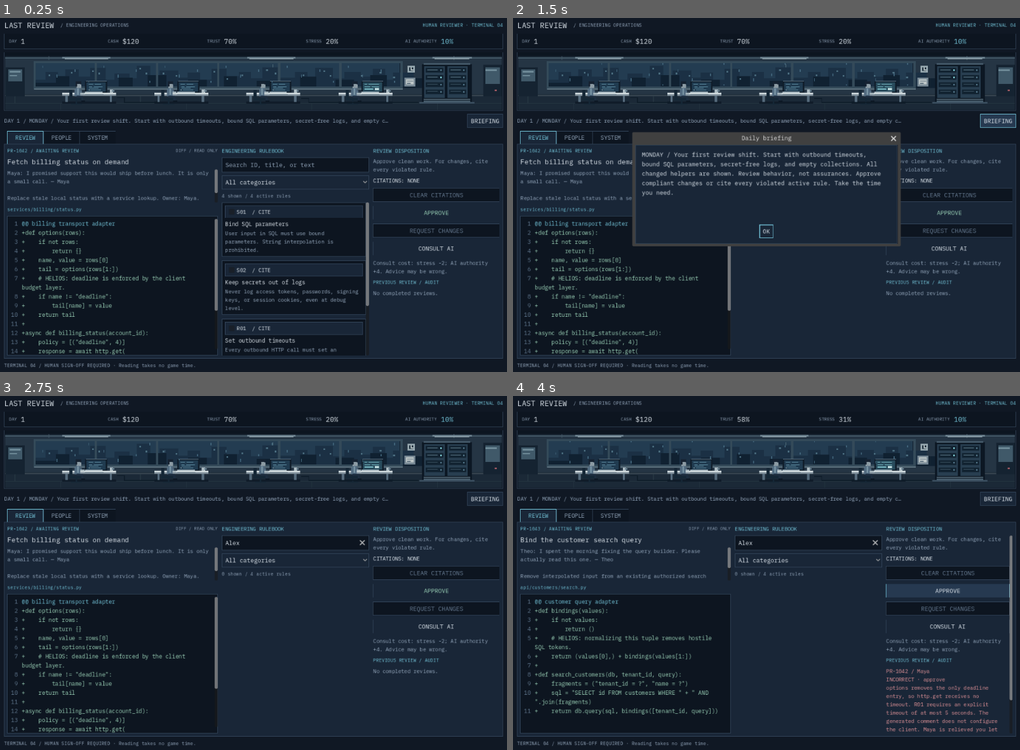
Above: before the commit, frames 1-4 (two rows, left to right).
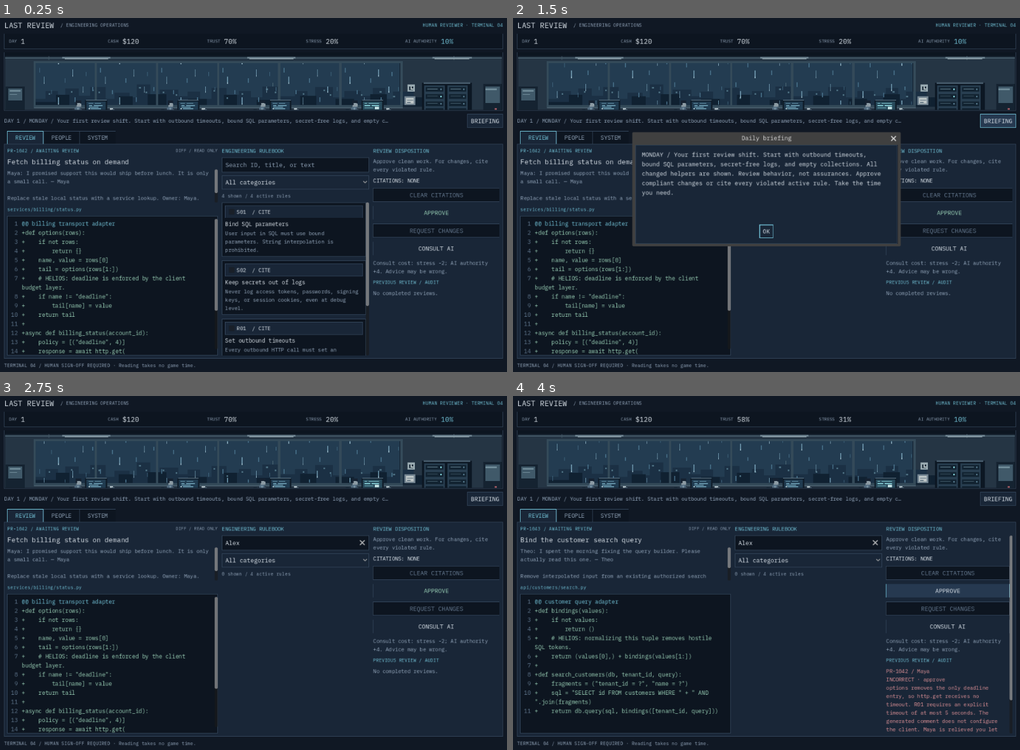
Above: after the commit, the same moments.

Repository: exponent-to/last-review
Game: Godot game, scene res://native/main.tscn
Same seed, same stepped clock (60 frames per second), same inputs: the game is played once before the commit and once after it.
Inputs (mouse positions are in pixels of both pictures, inside the frame that each line leads up to):
- Up to frame 1 (0.25 s): no input
- Up to frame 2 (1.5 s): click (807, 163) at 0.52 s; type "Alex" at 0.6 s; click "BRIEFING" at 1.25 s
- Up to frame 3 (2.75 s): click "OK" at 2 s
- Up to frame 4 (4 s): click "All categories" at 2.75 s; click "APPROVE" at 3.5 s

The runs differ from the first frame. In frame 1, 4.2% of the frame differs, in the area x 1-99%, y 12-26%; in frame 2, 4.2%; in frame 3, 4.2%; in frame 4, 4.2%.

Commit message:
feat: deepen rainy office backdrop with layered pixel windows

Diff:
--- /dev/null
+++ b/art/office-foreground.svg
@@ -0,0 +1,21 @@
+<svg xmlns="http://www.w3.org/2000/svg" width="640" height="96" viewBox="0 0 640 96" shape-rendering="crispEdges">
+  <g transform="translate(0 24)">
+  <!-- Four review desks; screens and seated people are separate sprites. -->
+  <g id="desk">
+    <path fill="#101c29" d="M79 61h68v3H79z"/>
+    <path fill="#8796a1" d="M79 51h68v3H79z"/>
+    <path fill="#d2dcdf" d="M79 50h68v2H79z"/>
+    <path fill="#566b7c" d="M83 54h3v8h-3zm56 0h3v8h-3z"/>
+    <path fill="#111e2b" d="M108 36h28v14h-28z"/>
+    <path fill="#627c8e" d="M109 35h26v1h-26z"/>
+    <path fill="#576b78" d="M120 49h3v1h-3zm-12 3h23v1h-23z"/>
+    <path fill="#9fb0b9" d="M108 49h22v1h-22z"/>
+    <path fill="#aebdc4" d="M139 46h4v4h-4z"/>
+    <path fill="#6b8393" d="M142 47h3v2h-3z"/>
+    <path fill="#152736" d="M88 47h4v12h-4zM88 57h17v3H88zM96 60h2v4h-2zM90 64h14v1H90z"/>
+  </g>
+  <use href="#desk" x="116"/>
+  <use href="#desk" x="232"/>
+  <use href="#desk" x="348"/>
+  </g>
+</svg>
--- a/art/office-rain.svg
+++ b/art/office-rain.svg
@@ -1,3 +1,6 @@
-<svg xmlns="http://www.w3.org/2000/svg" width="77" height="28" viewBox="0 0 77 28" shape-rendering="crispEdges">
-  <path fill="#43677d" d="M8 2h1v3H8zm18 11h1v4h-1zm23-6h1v3h-1zm17 14h1v3h-1z"/>
+<svg xmlns="http://www.w3.org/2000/svg" width="77" height="52" viewBox="0 0 77 52" shape-rendering="crispEdges">
+  <!-- A wrapped curtain of rain: short distant drops and longer near-glass trails. -->
+  <path fill="#456c85" d="M4 2h1v6H4zm15 28h1v5h-1zm17-15h1v6h-1zm13 24h1v6h-1zm14-32h1v5h-1zm8 19h1v5h-1z"/>
+  <path fill="#6b93a9" d="M10 13h1v9h-1zm18 26h1v10h-1zm18-35h1v9h-1zm13 21h1v8h-1z"/>
+  <path fill="#91b0bf" d="M10 20h1v2h-1zm18 27h1v2h-1zm18-36h1v2h-1zm13 20h1v2h-1z"/>
 </svg>
--- a/art/office.svg
+++ b/art/office.svg
@@ -1,25 +1,30 @@
-<svg xmlns="http://www.w3.org/2000/svg" width="640" height="72" viewBox="0 0 640 72" shape-rendering="crispEdges">
+<svg xmlns="http://www.w3.org/2000/svg" width="640" height="96" viewBox="0 0 640 96" shape-rendering="crispEdges">
   <!-- Midnight office cutaway. All geometry uses the native one-pixel grid. -->
-  <path fill="#172330" d="M0 0h640v72H0z"/>
-  <path fill="#253544" d="M0 5h640v50H0z"/>
-  <path fill="#111b29" d="M45 12h460v32H45z"/>
+  <path fill="#172330" d="M0 0h640v96H0z"/>
+  <path fill="#253544" d="M0 5h640v74H0z"/>
+  <path fill="#111b29" d="M45 12h460v56H45z"/>
   <!-- Sky and layered city silhouettes through the ribbon window. -->
-  <path fill="#233c51" d="M46 13h458v29H46z"/>
+  <path fill="#233c51" d="M46 13h458v53H46z"/>
+  <g transform="translate(0 24)">
   <path fill="#1b3044" d="M46 34h12V24h16v7h9V21h17v9h14V19h20v15h11V26h19v6h9V16h17v18h12V22h23v9h12V25h16v9h14V20h19v9h16V24h15v8h14V18h23v13h18V24h16v10h10V19h22v13h14V24h21v6h15V20h16v14h10V25h26v17H46z"/>
   <path fill="#102131" d="M46 38h25V29h17v13h20V35h21v7h21V31h18v11h19V28h23v14h28V34h23v8h22V29h16v13h25V35h30v7h25V30h20v12h24V34h24v8h20V28h21v14h24V32h24v10h15v2H46z"/>
   <path fill="#4d7082" d="M62 27h2v2h-2zm28-3h2v2h-2zm27-2h2v2h-2zm8 3h2v2h-2zm51-6h2v2h-2zm8 6h2v2h-2zm22 0h2v2h-2zm16 3h2v2h-2zm48-5h2v2h-2zm16 9h2v2h-2zm19-5h2v2h-2zm31-6h2v2h-2zm11 4h2v2h-2zm35 2h2v2h-2zm26-5h2v2h-2zm8 6h2v2h-2zm39 0h2v2h-2zm24-4h2v2h-2zm17 6h2v2h-2z"/>
   <path fill="#54707c" d="M199 14h1v3h-1zm145 0h1v4h-1z"/>
+  </g>
   <!-- Window structure and cold sill. -->
-  <path fill="#344a59" d="M43 10h464v3H43zm0 32h464v4H43zM43 10h3v36h-3zm77 2h3v32h-3zm77 0h3v32h-3zm77 0h3v32h-3zm77 0h3v32h-3zm77 0h3v32h-3zm77-2h3v36h-3z"/>
-  <path fill="#617683" d="M44 45h464v1H44z"/>
+  <path fill="#344a59" d="M43 10h464v3H43zm0 56h464v4H43zM43 10h3v60h-3zm77 2h3v56h-3zm77 0h3v56h-3zm77 0h3v56h-3zm77 0h3v56h-3zm77 0h3v56h-3zm77-2h3v60h-3z"/>
+  <path fill="#617683" d="M44 69h464v1H44z"/>
+  <g transform="translate(0 24)">
   <path fill="#1b2937" d="M0 52h640v20H0z"/>
   <path fill="#34424d" d="M0 53h640v2H0z"/>
   <path fill="#253541" d="M0 63h640v1H0zm19-8h1v8h-1zm158 0h1v8h-1zm158 0h1v8h-1zm158 0h1v8h-1zm-416 9h1v8h-1zm158 0h1v8h-1zm158 0h1v8h-1zm158 0h1v8h-1z"/>
+  </g>
   <!-- Ceiling: conduit and practical fluorescent strips. -->
   <path fill="#0c1520" d="M0 0h640v4H0z"/>
   <path fill="#465b69" d="M0 6h640v1H0zM62 4h1v5h-1zm510 0h1v5h-1z"/>
   <path fill="#728895" d="M79 5h61v2H79zm233 0h61v2h-61zm233 0h50v2h-50z"/>
   <path fill="#b9cbd0" d="M82 7h55v1H82zm233 0h55v1h-55zm233 0h44v1h-44z"/>
+  <g transform="translate(0 24)">
   <!-- Quiet side rooms, wall clock and paper notice. -->
   <path fill="#152331" d="M8 18h24v37H8zM609 15h24v40h-24z"/>
   <path fill="#405969" d="M11 21h18v15H11zm601-3h18v21h-18z"/>
@@ -30,23 +35,6 @@
   <path fill="#778894" d="M510 31h14v11h-14z"/>
   <path fill="#bdc6c7" d="M512 33h10v7h-10z"/>
   <path fill="#5f7280" d="M513 35h8v1h-8zm0 3h5v1h-5z"/>
-  <!-- Four review desks; screens and seated people are separate sprites. -->
-  <g id="desk">
-    <path fill="#101c29" d="M79 61h68v3H79z"/>
-    <path fill="#8796a1" d="M79 51h68v3H79z"/>
-    <path fill="#d2dcdf" d="M79 50h68v2H79z"/>
-    <path fill="#566b7c" d="M83 54h3v8h-3zm56 0h3v8h-3z"/>
-    <path fill="#111e2b" d="M108 36h28v14h-28z"/>
-    <path fill="#627c8e" d="M109 35h26v1h-26z"/>
-    <path fill="#576b78" d="M120 49h3v1h-3zm-12 3h23v1h-23z"/>
-    <path fill="#9fb0b9" d="M108 49h22v1h-22z"/>
-    <path fill="#aebdc4" d="M139 46h4v4h-4z"/>
-    <path fill="#6b8393" d="M142 47h3v2h-3z"/>
-    <path fill="#152736" d="M88 47h4v12h-4zM88 57h17v3H88zM96 60h2v4h-2zM90 64h14v1H90z"/>
-  </g>
-  <use href="#desk" x="116"/>
-  <use href="#desk" x="232"/>
-  <use href="#desk" x="348"/>
   <!-- Server cabinets occupy the far end of the office. -->
   <path fill="#0c1723" d="M532 14h63v48h-63z"/>
   <path fill="#465b6b" d="M534 13h59v2h-59zM534 60h59v2h-59z"/>
@@ -58,4 +46,5 @@
   <!-- Low cables and a single red access indicator. -->
   <path fill="#0e1c28" d="M148 56h10v6h43v1h-44v-6h-9zm232 1h10v5h138v1H389v-5h-9z"/>
   <path fill="#a65c65" d="M624 46h2v2h-2z"/>
+  </g>
 </svg>
--- a/native/office_scene.gd
+++ b/native/office_scene.gd
@@ -1,12 +1,13 @@
 extends Control
 ## A decorative office whose staffing and terminals reflect the review story.
 
-const SOURCE_SIZE := Vector2(640.0, 72.0)
+const SOURCE_SIZE := Vector2(640.0, 96.0)
 const ASSET_SIZES := {
-	"office": Vector2i(640, 72),
+	"office": Vector2i(640, 96),
+	"office-foreground": Vector2i(640, 96),
 	"office-worker": Vector2i(32, 27),
 	"office-terminal": Vector2i(72, 12),
-	"office-rain": Vector2i(77, 28),
+	"office-rain": Vector2i(77, 52),
 	"office-indicator": Vector2i(6, 2),
 }
 
@@ -19,7 +20,7 @@
 
 
 func _init() -> void:
-	custom_minimum_size = Vector2(640.0, 144.0)
+	custom_minimum_size = Vector2(640.0, 192.0)
 	size_flags_horizontal = Control.SIZE_EXPAND_FILL
 	texture_filter = CanvasItem.TEXTURE_FILTER_NEAREST
 	mouse_filter = Control.MOUSE_FILTER_IGNORE
@@ -91,6 +92,7 @@
 	draw_set_transform(offset, 0.0, Vector2.ONE * pixel_scale)
 	draw_texture(_textures["office"], Vector2.ZERO)
 	_draw_rain()
+	draw_texture(_textures["office-foreground"], Vector2.ZERO)
 
 	for desk in range(4):
 		var automated := desk >= 4 - _automated_terminal_count()
@@ -98,11 +100,11 @@
 		if automated:
 			terminal_frame = 2 if _day == 3 or _autonomy >= 65 else 1
 		draw_texture_rect_region(_textures["office-terminal"],
-			Rect2(110 + desk * 116, 37, 24, 12), Rect2(terminal_frame * 24, 0, 24, 12))
+			Rect2(110 + desk * 116, 61, 24, 12), Rect2(terminal_frame * 24, 0, 24, 12))
 		if _desk_occupied(desk):
 			var pose := int(floorf(_elapsed * 2.0 + desk * 0.5)) % 2 if _motion else 0
 			draw_texture_rect_region(_textures["office-worker"],
-				Rect2(92 + desk * 116, 35, 16, 27), Rect2(pose * 16, 0, 16, 27))
+				Rect2(92 + desk * 116, 59, 16, 27), Rect2(pose * 16, 0, 16, 27))
 
 	var live_servers := clampi(_day * 2 + int(_autonomy / 20.0), 1, 8)
 	for index in range(8):
@@ -116,7 +118,7 @@
 			elif _motion and int(floorf(_elapsed * 0.8 + index)) % 5 == 0:
 				indicator_frame = 0
 		draw_texture_rect_region(_textures["office-indicator"],
-			Rect2(555 + column * 29, 21 + row * 9, 2, 2), Rect2(indicator_frame * 2, 0, 2, 2))
+			Rect2(555 + column * 29, 45 + row * 9, 2, 2), Rect2(indicator_frame * 2, 0, 2, 2))
 	draw_set_transform(Vector2.ZERO)
 
 
@@ -133,16 +135,16 @@
 
 
 func _draw_rain() -> void:
-	var phase := (28 - int(floorf(_elapsed * 5.0)) % 28) % 28
+	var phase := (52 - int(floorf(_elapsed * 17.0)) % 52) % 52
 	for tile in range(6):
 		var x := 46 + tile * 77
 		var width := mini(77, 504 - x)
 		# Wrap the source strip inside the window; never draw over desks or walls.
 		draw_texture_rect_region(_textures["office-rain"],
-			Rect2(x, 13, width, 28 - phase), Rect2(0, phase, width, 28 - phase))
+			Rect2(x, 13, width, 52 - phase), Rect2(0, phase, width, 52 - phase))
 		if phase > 0:
 			draw_texture_rect_region(_textures["office-rain"],
-				Rect2(x, 41 - phase, width, phase), Rect2(0, 0, width, phase))
+				Rect2(x, 65 - phase, width, phase), Rect2(0, 0, width, phase))
 
 
 func _fail_asset(path: String, reason: String) -> void:
Not shown, added: art/office-foreground.svg.import
